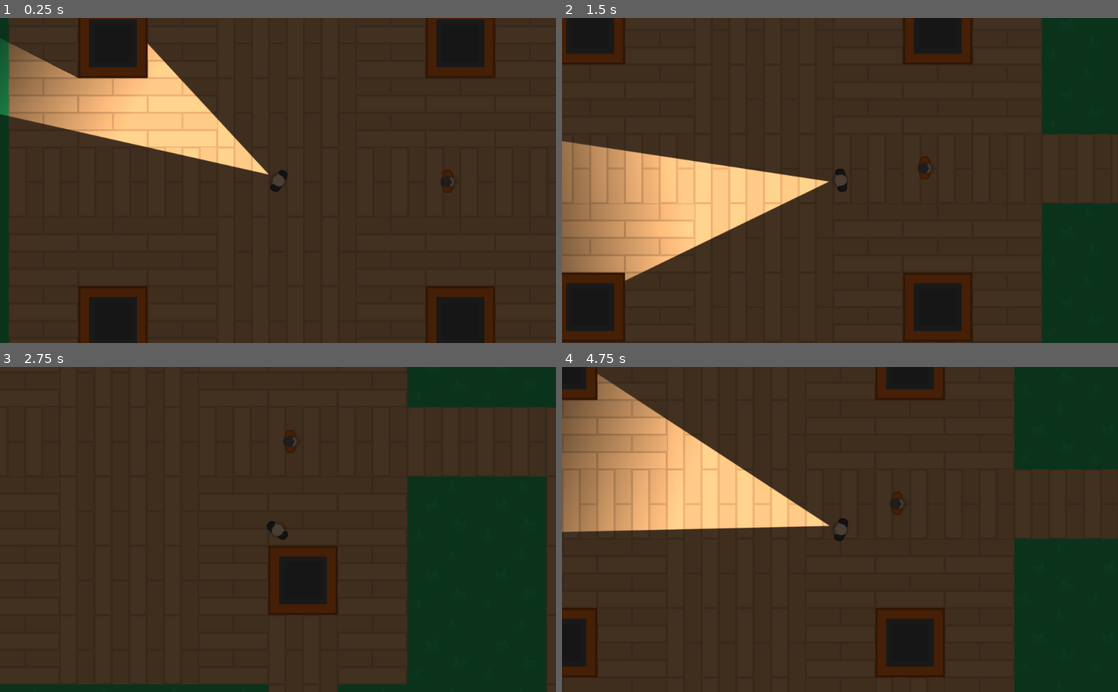
Above: before the commit, frames 1-4 (two rows, left to right).
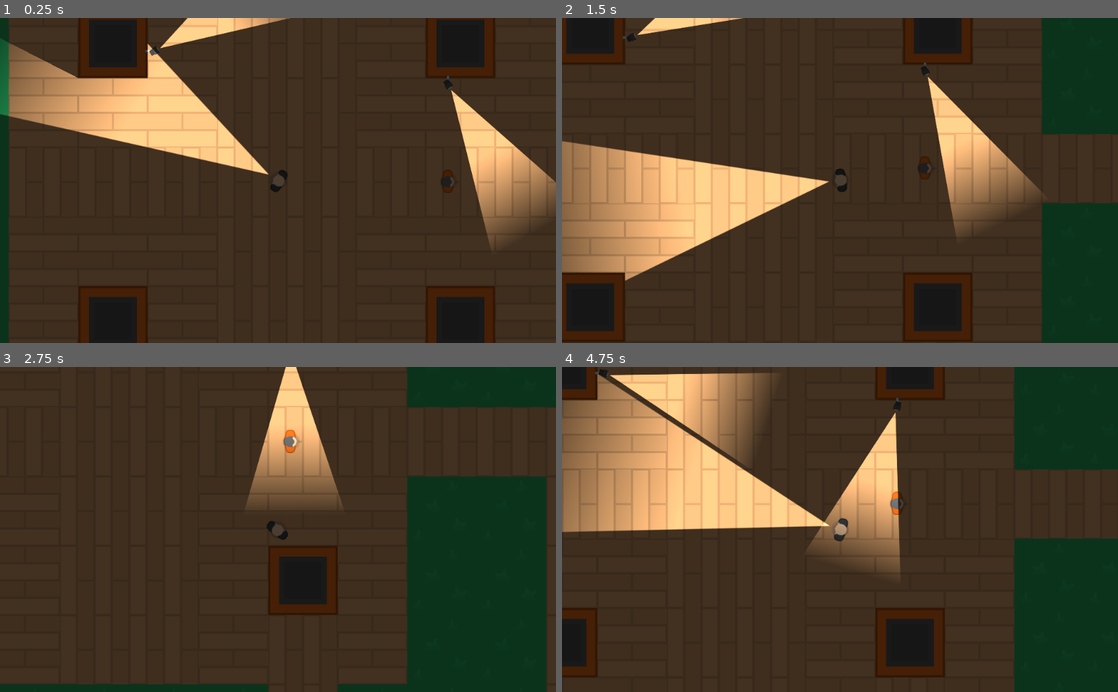
Above: after the commit, the same moments.

Repository: PatrykDagiel/GodotProjects
Game: Godot game, scene res://Levels/TemplateLevel.tscn
Same seed, same stepped clock (60 frames per second), same inputs: the game is played once before the commit and once after it. This scene is started directly instead of the project's main scene.
Inputs (mouse positions are in pixels of both pictures, inside the frame that each line leads up to):
- Up to frame 1 (0.25 s): no input
- Up to frame 2 (1.5 s): tap Enter at 0.5 s; move the mouse to (962, 164) at 0.52 s; hold D (move_right) 0.53-1.28 s; tap Z (switch_torch) at 0.6, 1.35 s; move the mouse to (728, 196) at 1.27 s; hold S (move_down) from 1.28 s (still down)
- Up to frame 3 (2.75 s): move the mouse to (333, 458) at 2.02 s; release S (move_down) at 2.03 s; hold D (move_right) from 2.03 s (still down); tap Z (switch_torch) at 2.1 s
- Up to frame 4 (4.75 s): move the mouse to (812, 594) at 2.77 s; release D (move_right) at 2.78 s; hold W (move_up) 2.78-3.53 s; tap Z (switch_torch) at 2.85, 3.6, 4.35 s; move the mouse to (1006, 578) at 3.52 s; hold A (move_left) from 3.53 s (still down); move the mouse to (673, 480) at 4.27 s

The runs differ from the first frame. In frame 1, 5.0% of the frame differs, in the area x 26-100%, y 0-71%; in frame 2, 4.7%; in frame 3, 4.1%; in frame 4, 8.4%, in the area x 6-61%, y 0-64%.

Commit message:
Heists v3

Diff:
--- /dev/null
+++ b/HeistMeisters/Characters/NPCS/Camera.tscn
@@ -0,0 +1,56 @@
+[gd_scene load_steps=6 format=2]
+
+[ext_resource path="res://GFX/PNG/Tiles/tile_463.png" type="Texture" id=1]
+[ext_resource path="res://GFX/PNG/Tiles/tile_536.png" type="Texture" id=2]
+[ext_resource path="res://Lightmaps/Torch.tscn" type="PackedScene" id=3]
+
+[sub_resource type="RectangleShape2D" id=1]
+
+[sub_resource type="Animation" id=2]
+resource_name = "CameraRotation"
+length = 12.0
+loop = true
+tracks/0/type = "value"
+tracks/0/path = NodePath(".:rotation_degrees")
+tracks/0/interp = 1
+tracks/0/loop_wrap = true
+tracks/0/imported = false
+tracks/0/enabled = true
+tracks/0/keys = {
+"times": PoolRealArray( 0, 2, 3.9, 6, 8, 10 ),
+"transitions": PoolRealArray( 1, 1, 1, 1, 1, 1 ),
+"update": 0,
+"values": [ -30.0, -30.0, 0.0, 0.0, 30.0, 30.0 ]
+}
+
+[node name="Camera" type="Node2D"]
+
+[node name="ArmSprite" type="Sprite" parent="."]
+scale = Vector2( 0.3, 0.3 )
+texture = ExtResource( 1 )
+
+[node name="CameraBody" type="KinematicBody2D" parent="."]
+position = Vector2( 6.40287, 0 )
+rotation = -0.523599
+scale = Vector2( 0.5, 0.5 )
+__meta__ = {
+"_edit_group_": true
+}
+
+[node name="Sprite" type="Sprite" parent="CameraBody"]
+rotation = 1.5708
+scale = Vector2( 0.5, 0.75 )
+texture = ExtResource( 2 )
+
+[node name="CollisionShape2D" type="CollisionShape2D" parent="CameraBody"]
+visible = false
+shape = SubResource( 1 )
+disabled = true
+
+[node name="Torch" parent="CameraBody" instance=ExtResource( 3 )]
+position = Vector2( 18, 0 )
+
+[node name="AnimationPlayer" type="AnimationPlayer" parent="CameraBody"]
+autoplay = "CameraRotation"
+playback_speed = 1.5
+anims/CameraRotation = SubResource( 2 )
--- a/HeistMeisters/Levels/TemplateLevel.tscn
+++ b/HeistMeisters/Levels/TemplateLevel.tscn
@@ -1,8 +1,9 @@
-[gd_scene load_steps=4 format=2]
+[gd_scene load_steps=5 format=2]
 
 [ext_resource path="res://Tiles/Tiless.tres" type="TileSet" id=1]
 [ext_resource path="res://Characters/Player.tscn" type="PackedScene" id=2]
 [ext_resource path="res://Characters/TemplateCharacter.tscn" type="PackedScene" id=3]
+[ext_resource path="res://Characters/NPCS/Camera.tscn" type="PackedScene" id=4]
 
 [node name="TemplateLevel" type="Node2D"]
 
@@ -23,3 +24,12 @@
 
 [node name="TemplateCharacter" parent="." instance=ExtResource( 3 )]
 position = Vector2( 1066.6, 703.276 )
+
+[node name="Cameras" type="Node2D" parent="."]
+
+[node name="Camera" parent="Cameras" instance=ExtResource( 4 )]
+position = Vector2( 517.975, 462.418 )
+
+[node name="Camera2" parent="Cameras" instance=ExtResource( 4 )]
+position = Vector2( 1065.22, 517.601 )
+rotation = 1.55489
--- a/HeistMeisters/Lightmaps/Torch.tscn
+++ b/HeistMeisters/Lightmaps/Torch.tscn
@@ -1,4 +1,8 @@
-[gd_scene format=2]
+[gd_scene load_steps=2 format=2]
+
+[ext_resource path="res://Lightmaps/torchmap.png" type="Texture" id=1]
 
 [node name="Torch" type="Light2D"]
+texture = ExtResource( 1 )
+offset = Vector2( 320, 0 )
 shadow_color = Color( 0.278431, 0.278431, 0.278431, 0 )
Not shown: 3 places in HeistMeisters/Tiles/Tiless.tres that only renumber resources
